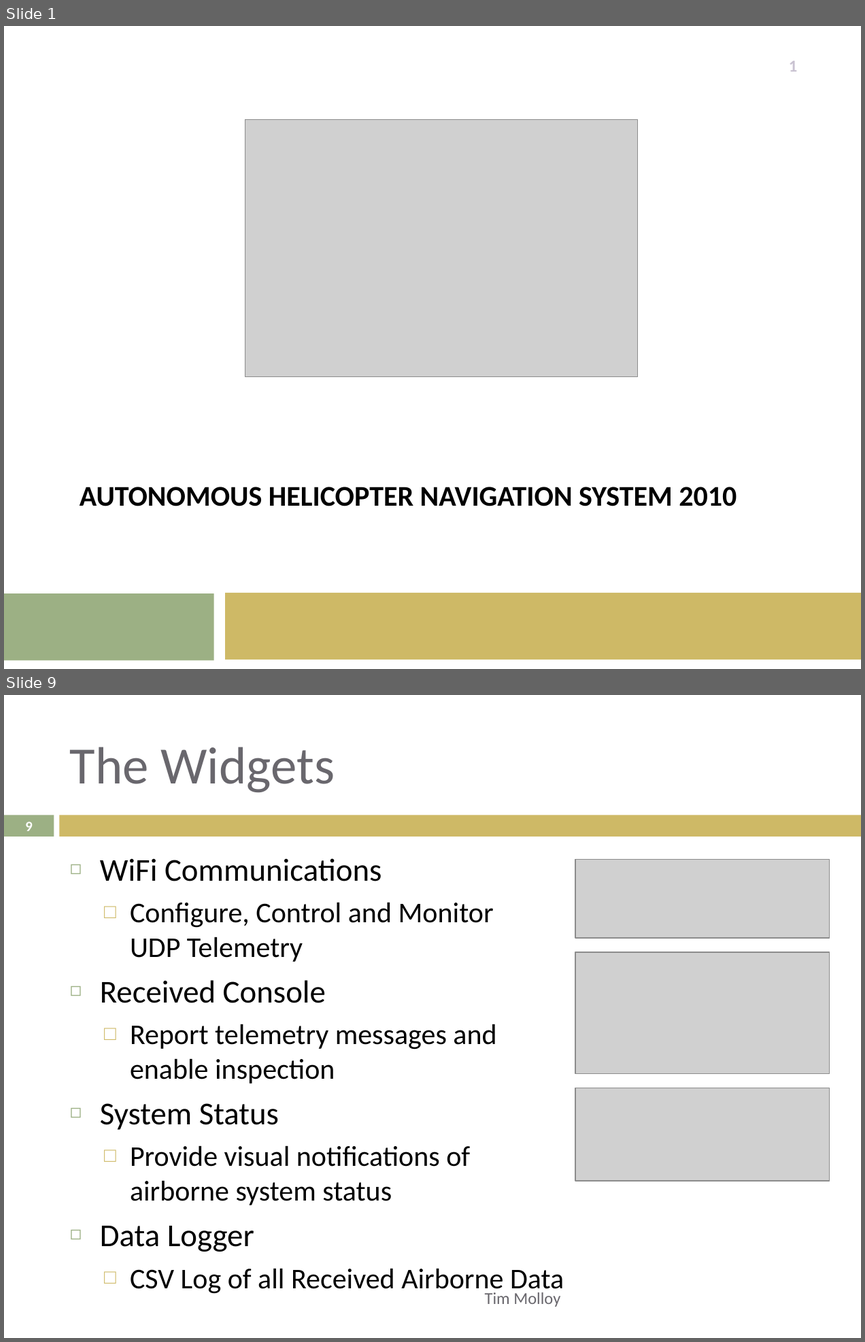
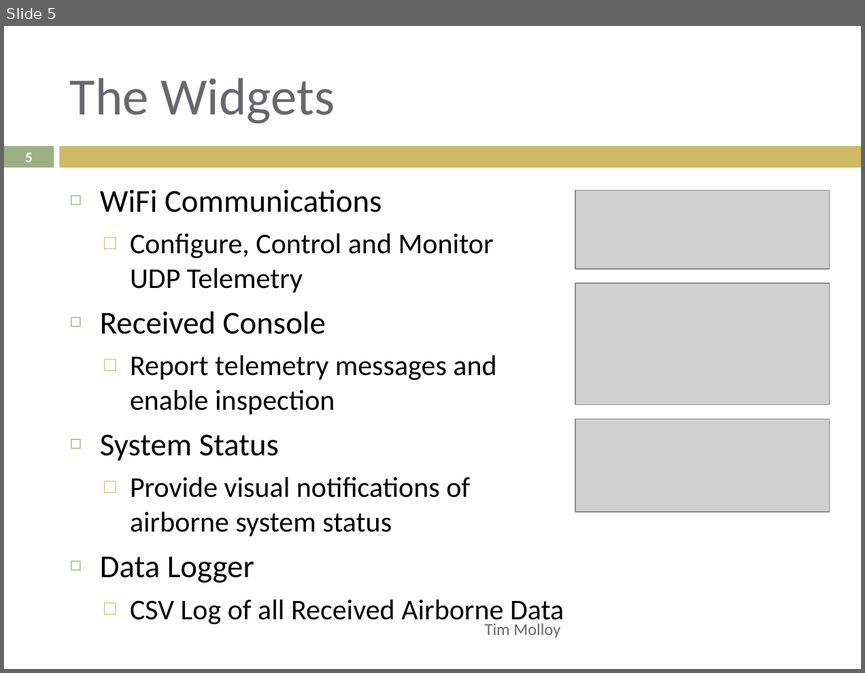
Before and after one commit to lijian8/ahns10, a slide deck: docproject/official_ahns/presentations/tim_semester1.pptx. Shown one above the other, each under a label of ours: slides 1 and 9 before the commit, slide 5 after it; the slides between them are not shown. The pictures are 865x1342 and 865x673 pixels, drawn with LibreOffice and Linux fonts; fonts in the diff are those of the drawing; grey boxes stand for pictures. Boxes give left, top, right and bottom in pixels: in the first picture for what was removed or moved away, otherwise in the second. Text is boxed around its words. In the diff, an @@ line names an element or a change of style, - is before the commit and + after.

```diff
--- a/docproject/official_ahns/presentations/tim_semester1.pptx
+++ b/docproject/official_ahns/presentations/tim_semester1.pptx
@@ slide 1 removed at box(4, 26, 861, 669), background #FFFFFF @@
@@ page number removed at box(789, 61, 797, 72) @@
-1
@@ picture removed at box(245, 119, 637, 376) @@
@@ title removed at box(79, 486, 736, 506) @@
-AUTONOMOUS HELICOPTER NAVIGATION SYSTEM 2010
@@ rectangle removed at box(4, 593, 214, 660) @@
@@ rectangle removed at box(225, 592, 861, 659) @@
@@ what was slide 9 is now slide 5 @@
@@ page number at box(25, 152, 33, 162): text changed @@
-9
+5
```
Also in this commit, not shown: 8 slides changed, 3 other slides removed.
